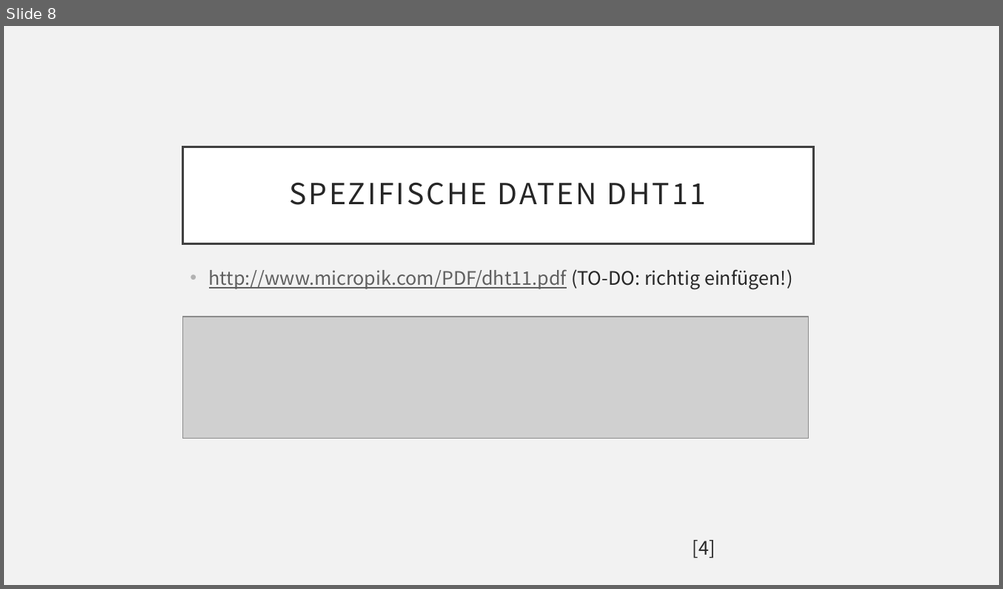
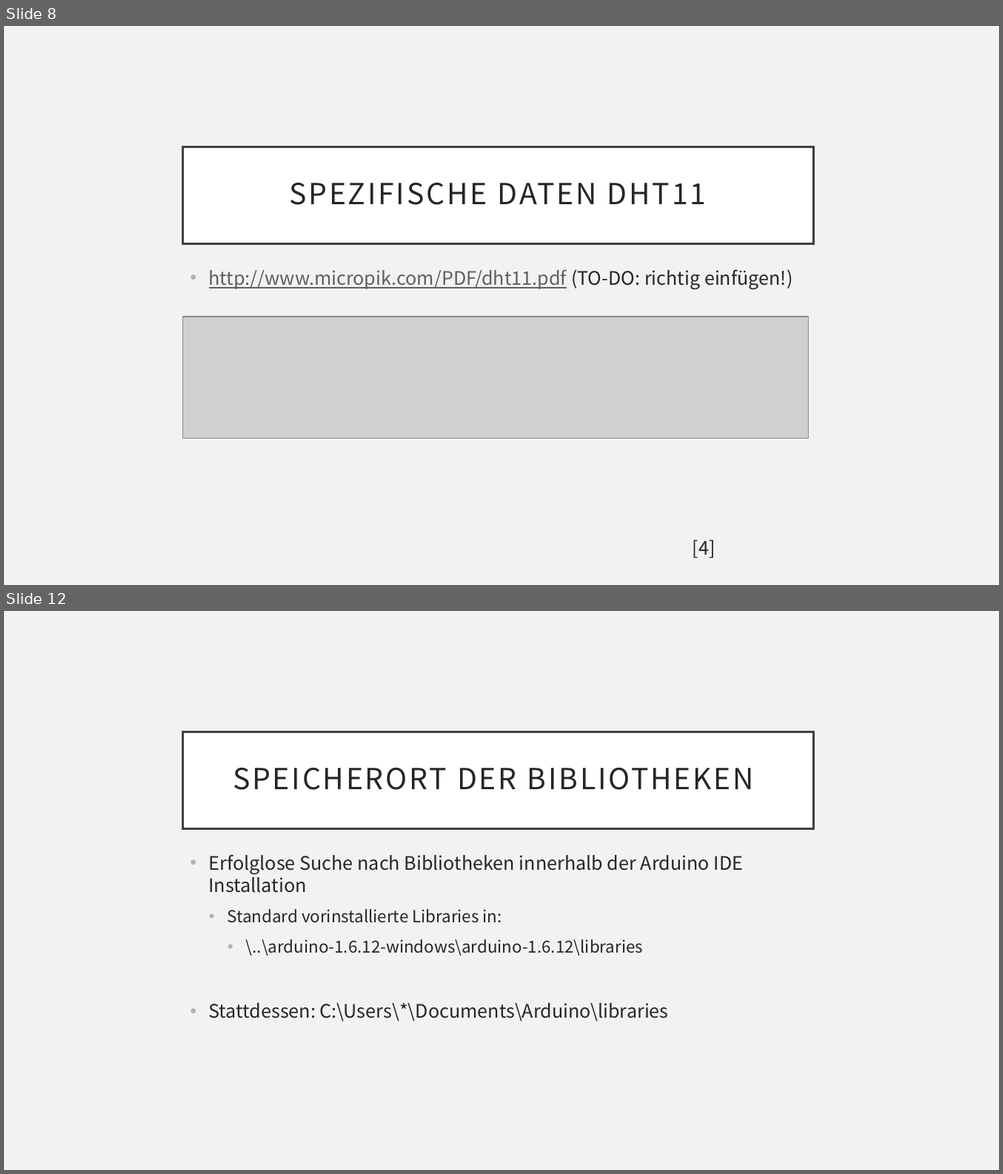
Before and after one commit to ProjektlaborEmbeddedSecurity/Presentation, a slide deck: PES.pptx. Shown one above the other, each under a label of ours: slide 8 before the commit, slides 8 and 12 after it; the slides between them are not shown. The pictures are 1003x589 and 1003x1174 pixels, drawn with LibreOffice and Linux fonts; fonts in the diff are those of the drawing; grey boxes stand for pictures; background and template pictures are left out. Boxes give left, top, right and bottom in pixels: in the first picture for what was removed or moved away, otherwise in the second. Text is boxed around its words. In the diff, an @@ line names an element or a change of style, - is before the commit and + after.

```diff
--- a/PES.pptx
+++ b/PES.pptx
@@ slide 12 added at (4, 611, 999, 1170), background #F2F2F2 @@
@@ title added at (182, 732, 813, 829), fill #FFFFFF, outline #404040 2.5 pt, 28 pt, text #262626 @@
+SPEICHERORT DER BIBLIOTHEKEN
@@ text added at (209, 854, 743, 1022), 18 pt, text #262626 @@
+• Erfolglose Suche nach Bibliotheken innerhalb der Arduino IDE Installation
+  • Standard vorinstallierte Libraries in:
+    • \..\arduino-1.6.12-windows\arduino-1.6.12\libraries
+• Stattdessen: C:\Users\*\Documents\Arduino\libraries
```
Also in this commit, not shown: 7 slides changed, 6 other slides added, 1 slide removed.
